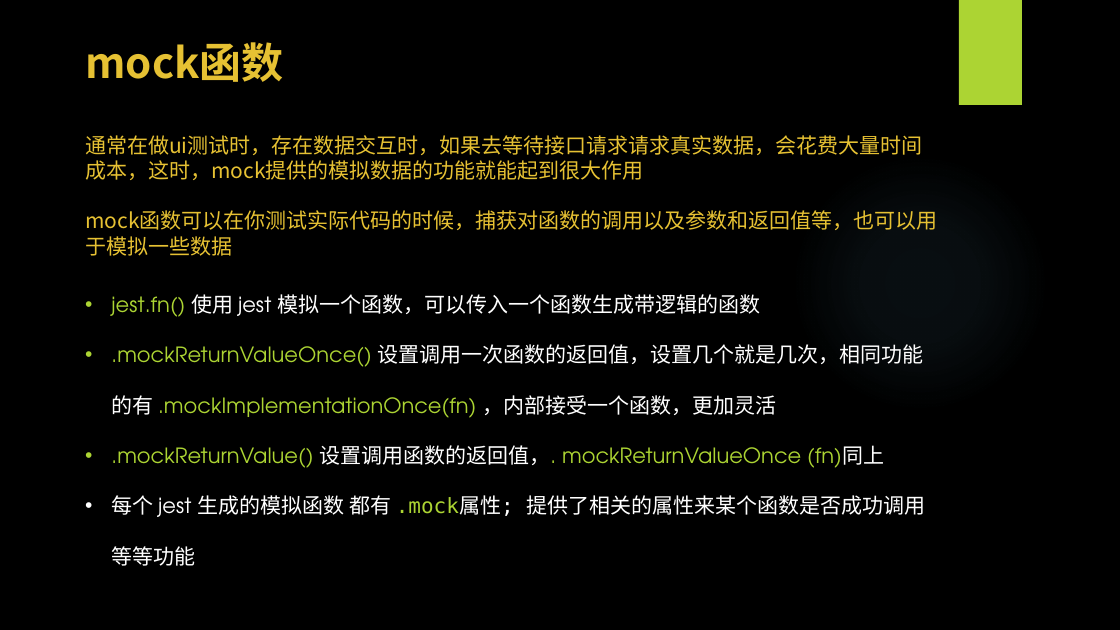
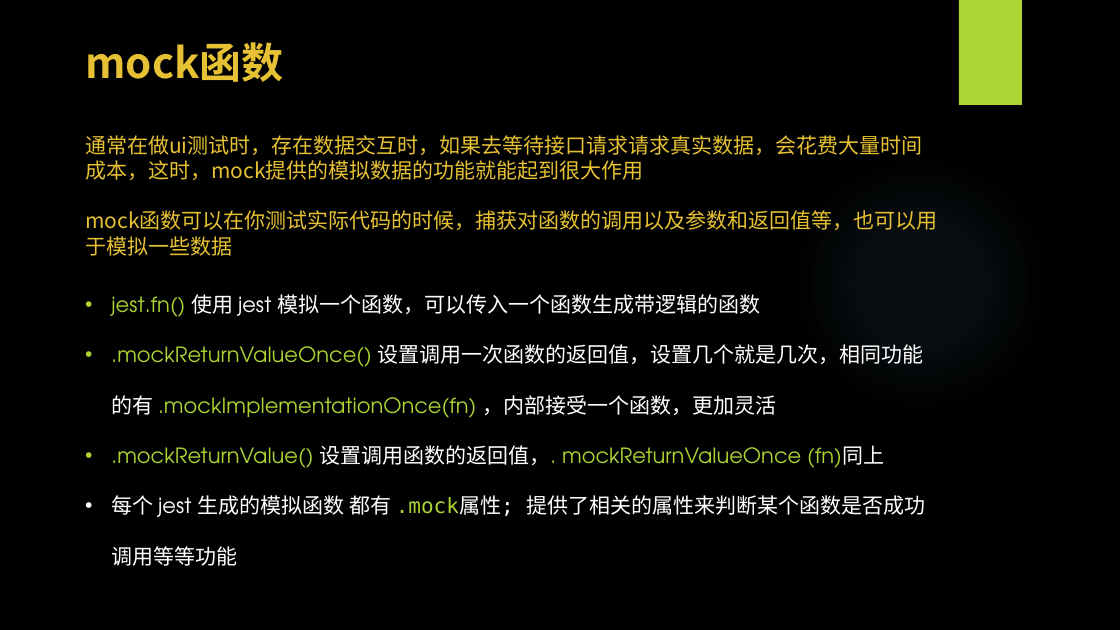
Before and after one commit to WangEbo/auto-test, a slide deck: slide 13 of 王博书的分享/自动化测试.pptx. Drawn at 1120x630 pixels with LibreOffice and Linux fonts; fonts in the diff are those of the drawing; background and template pictures are left out. Boxes give left, top, right and bottom in pixels: in the first picture for what was removed or moved away, otherwise in the second. Text is boxed around its words. In the diff, an @@ line names an element or a change of style, - is before the commit and + after.

```diff
--- a/王博书的分享/自动化测试.pptx
+++ b/王博书的分享/自动化测试.pptx
@@ text at (x1=111, y1=495, x2=925, y2=566): text changed @@
-• 每个 jest 生成的模拟函数 都有 .mock属性; 提供了相关的属性来某个函数是否成功调用等等功能
+• 每个 jest 生成的模拟函数 都有 .mock属性; 提供了相关的属性来判断某个函数是否成功调用等等功能
```
Also in this commit, not shown: 2 other slides changed, 5 other files.
